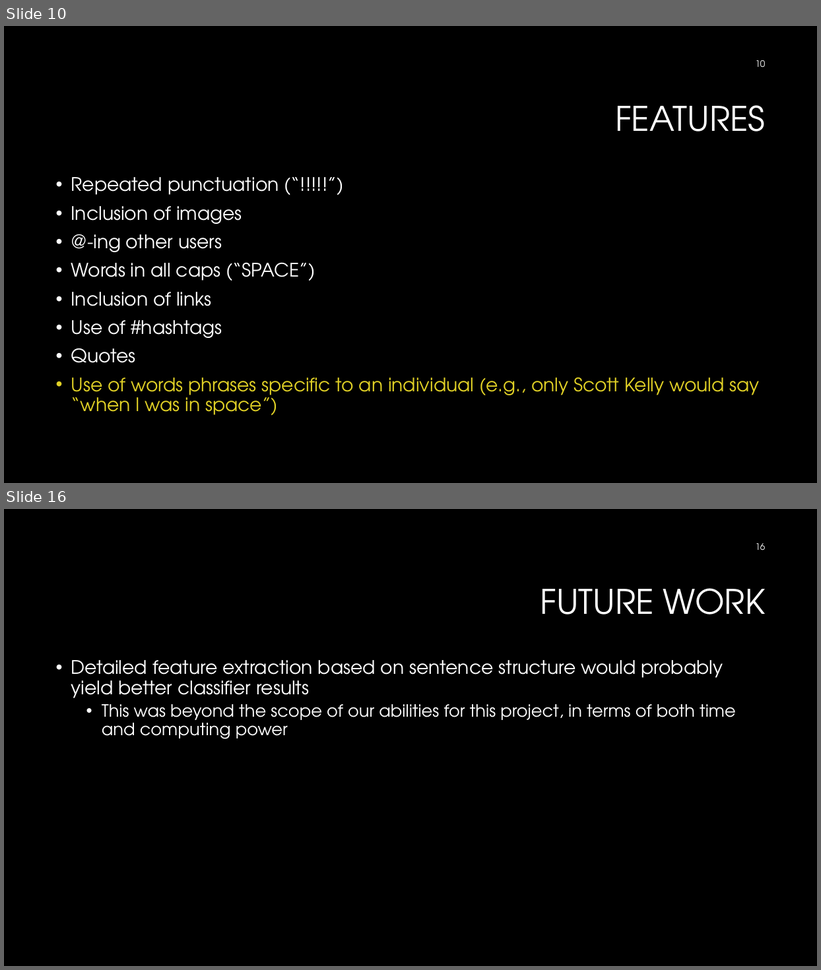
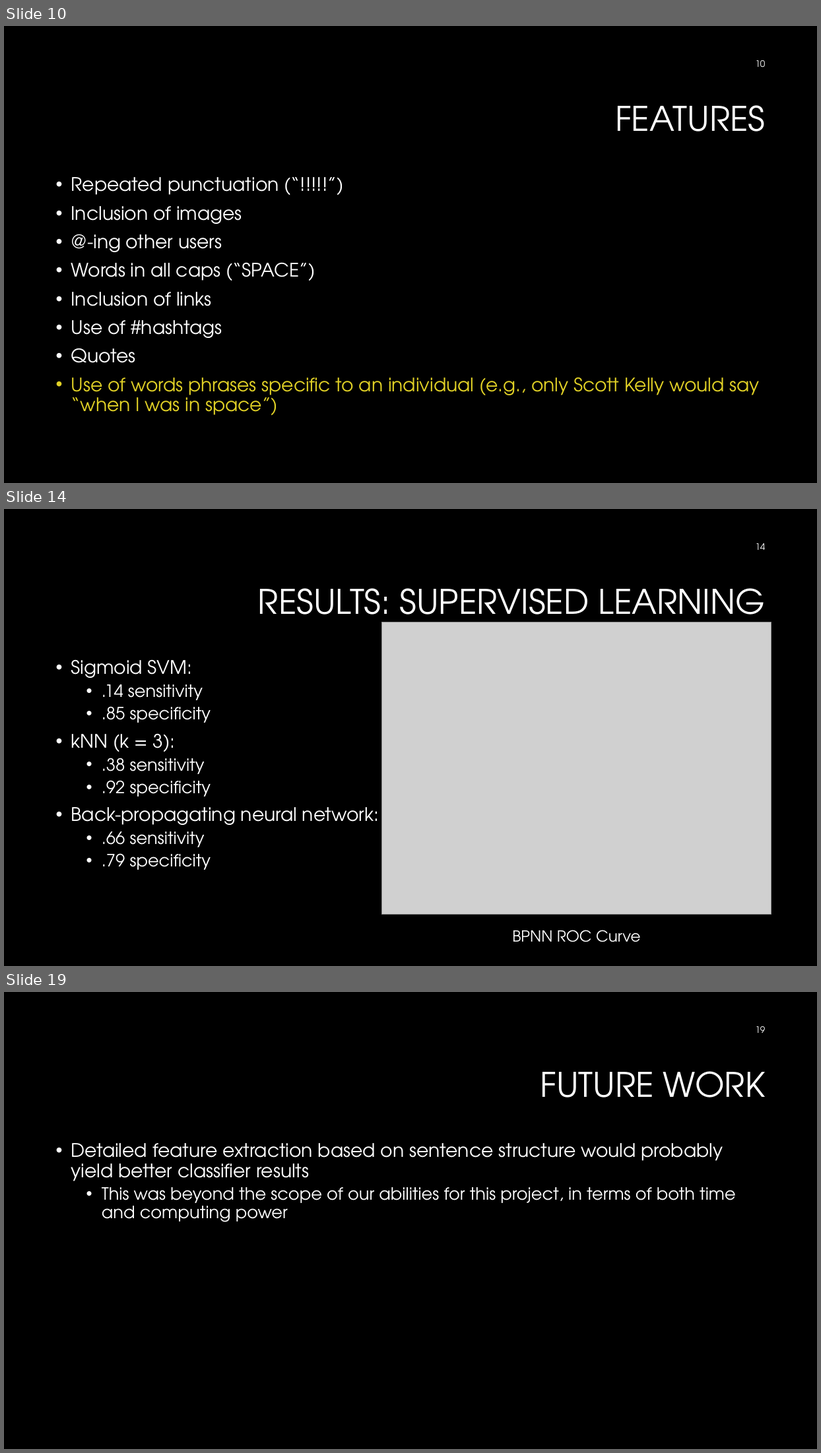
Before and after one commit to nphtan/COSC522, a slide deck: presentation.pptx. Shown one above the other, each under a label of ours: slides 10 and 16 before the commit, slides 10, 14 and 19 after it; the slides between them are not shown. The pictures are 821x970 and 821x1453 pixels, drawn with LibreOffice and Linux fonts; fonts in the diff are those of the drawing; grey boxes stand for pictures; background and template pictures are left out. Boxes give left, top, right and bottom in pixels: in the first picture for what was removed or moved away, otherwise in the second. Text is boxed around its words. In the diff, an @@ line names an element or a change of style, - is before the commit and + after.

```diff
--- a/presentation.pptx
+++ b/presentation.pptx
@@ slide 14 added at (4,509,817,966), background #000000 @@
@@ page number added at (756,543,766,550), 10.5 pt, text #FFFFFF @@
+14
@@ title added at (258,588,765,630), 40 pt, text #FFFFFF @@
+RESULTS: SUPERVISED LEARNING
@@ picture added at (382,623,772,915) @@
@@ text added at (71,659,379,870), 20 pt, text #FFFFFF @@
+• Sigmoid SVM:
+  • .14 sensitivity
+  • .85 specificity
+• kNN (k = 3):
+  • .38 sensitivity
+  • .92 specificity
+• Back-propagating neural network:
+  • .66 sensitivity
+  • .79 specificity
@@ text added at (512,930,641,943), 18 pt, text #FFFFFF @@
+BPNN ROC Curve
@@ what was slide 16 is now slide 19 @@
@@ page number at (756,1026,766,1033): text changed @@
-16
+19
```
Also in this commit, not shown: 6 slides changed, 2 other slides added, 1 other file.
